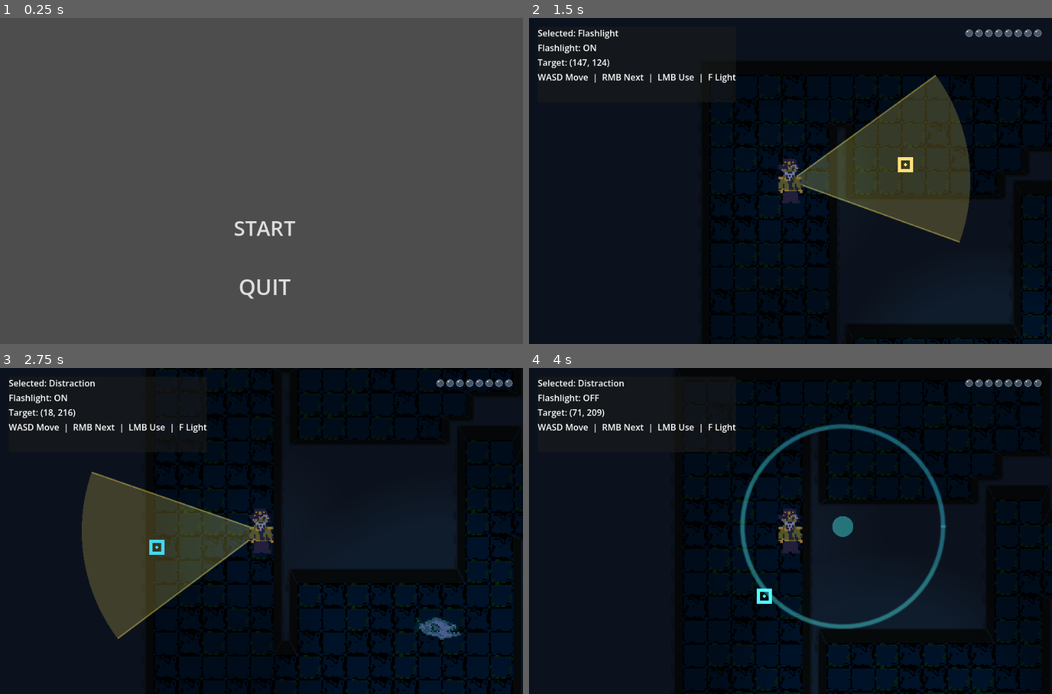
Above: before the commit, frames 1-4 (two rows, left to right).
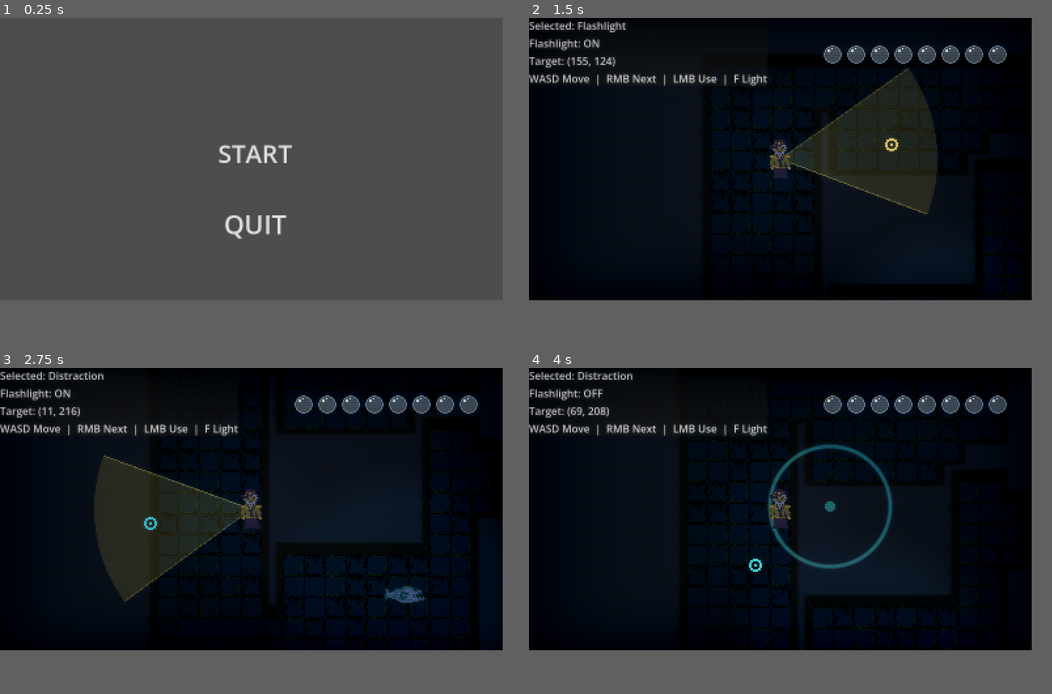
Above: after the commit, the same moments.

Repository: jablonskibrandan/GodotWild98
Game: Godot game, scene res://scenes/main_menu.tscn
The game is run twice, just before and just after one commit, with the same random seed, the same clock (stepped at 60 frames per second) and the same inputs. Sound files missing from this copy of the repository are replaced by a short silence.
Inputs (mouse positions are in pixels of both pictures, inside the frame that each line leads up to):
- Up to frame 1 (0.25 s): no input
- Up to frame 2 (1.5 s): click "START" at 0.5 s; tap Enter at 1.25 s; move the mouse to (905, 164) at 1.27 s; hold D (move_right) from 1.28 s (still down); hold F (flashlight_toggle) from 1.28 s (still down)
- Up to frame 3 (2.75 s): tap Space at 2 s; move the mouse to (156, 547) at 2.02 s; release D (move_right) at 2.03 s; release F (flashlight_toggle) at 2.03 s; hold S (move_down) from 2.03 s (still down); right-click (156, 547) at 2.1 s
- Up to frame 4 (4 s): move the mouse to (842, 459) at 2.77 s; release S (move_down) at 2.78 s; press the mouse at (842, 459) at 2.78 s; hold D (move_right) 2.78-3.53 s; move the mouse to (764, 596) at 3.52 s; release the mouse at (764, 596) at 3.53 s; hold W (move_up) from 3.53 s (still down); tap F (flashlight_toggle) at 3.6 s
The window is 799x499 before the commit and 768x432 after it. Grey fills any space a smaller window leaves; there, only what the larger window draws over its background counts as a difference.

The runs differ from the first frame. In frame 1, 1.1% of the frame differs, in the area x 41-57%, y 38-87%; in frame 2, 20%; in frame 3, 23%, in the area x 0-100%, y 0-100%; in frame 4, 17%.

Commit message:
CRT filter and other visual adjustments

Diff:
--- a/project.godot
+++ b/project.godot
@@ -24,9 +24,11 @@
 
 [display]
 
-window/size/viewport_width=960
-window/size/viewport_height=600
+window/size/viewport_width=384
+window/size/viewport_height=216
 window/size/resizable=false
+window/stretch/mode="viewport"
+window/stretch/scale_mode="integer"
 
 [dotnet]
 
@@ -81,3 +83,5 @@
 
 renderer/rendering_method="gl_compatibility"
 renderer/rendering_method.mobile="gl_compatibility"
+anti_aliasing/quality/msaa_2d=3
+2d/snap/snap_2d_transforms_to_pixel=true
--- a/scenes/distraction_pulse.tscn
+++ b/scenes/distraction_pulse.tscn
@@ -5,6 +5,7 @@
 
 [node name="DistractionPulse" type="Node2D" unique_id=639523963]
 script = ExtResource("1_pulse")
+max_radius = 60.0
 
 [node name="Sound" type="AudioStreamPlayer2D" parent="." unique_id=1404917722]
 stream = ExtResource("2_a3g5w")
--- a/scenes/floor_one.tscn
+++ b/scenes/floor_one.tscn
@@ -16,6 +16,7 @@
 [ext_resource type="Texture2D" uid="uid://dkqv01mpxtc8h" path="res://visuals/tilesets/floor_tiles.png" id="10_gnqv8"]
 [ext_resource type="Script" uid="uid://dady07nhex7xv" path="res://scripts/player/bubble_health.gd" id="11_bubble_health"]
 [ext_resource type="PackedScene" path="res://scenes/bubble_bar.tscn" id="12_bubble_bar"]
+[ext_resource type="Shader" uid="uid://bogy8vvctkjss" path="res://visuals/crt_shader.gdshader" id="17_ap1ie"]
 
 [sub_resource type="TileSetAtlasSource" id="TileSetAtlasSource_gnqv8"]
 texture = ExtResource("9_panii")
@@ -769,6 +770,13 @@
 fill_to = Vector2(0.2, 0.1)
 metadata/_snap_enabled = true
 
+[sub_resource type="ShaderMaterial" id="ShaderMaterial_riqys"]
+shader = ExtResource("17_ap1ie")
+
+[sub_resource type="QuadMesh" id="QuadMesh_bhunq"]
+size = Vector2(384, 216)
+center_offset = Vector3(192, 108, 0)
+
 [node name="FloorOne" type="Node2D" unique_id=1776846106]
 script = ExtResource("1_floor")
 
@@ -840,7 +848,6 @@
 metadata/_edit_lock_ = true
 
 [node name="Camera2D" type="Camera2D" parent="Player" unique_id=853646388]
-zoom = Vector2(2.75, 2.75)
 metadata/_edit_lock_ = true
 
 [node name="CollisionShape2D" type="CollisionShape2D" parent="Player" unique_id=1492954828]
@@ -869,15 +876,14 @@
 
 [node name="TargetCursor" type="Node2D" parent="." unique_id=1575986569]
 script = ExtResource("6_target")
-square_size = 8.0
+circle_radius = 4.0
 
 [node name="HUD" type="CanvasLayer" parent="." unique_id=1173174004]
 
 [node name="Panel" type="PanelContainer" parent="HUD" unique_id=162088003]
-offset_left = 16.0
-offset_top = 16.0
-offset_right = 355.0
-offset_bottom = 155.0
+offset_right = 364.0
+offset_bottom = 104.0
+scale = Vector2(0.5, 0.5)
 mouse_filter = 2
 
 [node name="VBox" type="VBoxContainer" parent="HUD/Panel" unique_id=1232421606]
@@ -903,3 +909,9 @@
 
 [node name="BubbleBar" parent="HUD" unique_id=347332869 instance=ExtResource("12_bubble_bar")]
 bubble_health_path = NodePath("../../Player/Bubble_Health")
+
+[node name="CanvasLayer" type="CanvasLayer" parent="." unique_id=985874040]
+
+[node name="MeshInstance2D" type="MeshInstance2D" parent="CanvasLayer" unique_id=2070907544]
+material = SubResource("ShaderMaterial_riqys")
+mesh = SubResource("QuadMesh_bhunq")
--- a/scenes/main_menu.tscn
+++ b/scenes/main_menu.tscn
@@ -14,11 +14,16 @@
 
 [node name="MainMenu" type="Control" unique_id=1007356474 node_paths=PackedStringArray("start_button", "quit_button")]
 layout_mode = 3
-anchors_preset = 15
-anchor_right = 1.0
-anchor_bottom = 1.0
+anchors_preset = 8
+anchor_left = 0.5
+anchor_top = 0.5
+anchor_right = 0.5
+anchor_bottom = 0.5
+offset_top = -48.0
+offset_bottom = -48.0
 grow_horizontal = 2
 grow_vertical = 2
+scale = Vector2(0.5, 0.5)
 script = ExtResource("1_l6cm7")
 game_scene_path = "uid://co1af6n6xrm5h"
 start_button = NodePath("ButtonContainer/VBoxContainer/StartButton")
--- a/scripts/monsters/base_monster.gd
+++ b/scripts/monsters/base_monster.gd
@@ -29,7 +29,8 @@
 	#target_finder.queue_redraw()
 
 func _process(_delta: float) -> void:
-	animated_sprite.speed_scale = clampf(velocity.length() / wander_speed, 0.5, 3)
+	animated_sprite.speed_scale = clampf((abs(velocity.x) + (abs(velocity.y)/10)) / wander_speed, 0.5, 2)
+
 
 	if velocity.x < 0:
 		animated_sprite.flip_h = false
--- a/scripts/player/target_cursor.gd
+++ b/scripts/player/target_cursor.gd
@@ -3,7 +3,7 @@
 
 signal target_moved(target: Vector2)
 
-@export_range(4.0, 48.0, 1.0) var square_size: float = 22.0
+@export_range(2.0, 20.0, 1.0) var circle_radius: float = 20.0
 
 @export var target_color: Color = Color("#ffe27a")
 
@@ -36,6 +36,7 @@
 
 
 func _draw() -> void:
-	var half_size := Vector2.ONE * square_size * 0.5
-	draw_rect(Rect2(-half_size, Vector2.ONE * square_size), target_color, false, 2.0)
-	draw_circle(Vector2.ZERO, 1.0, target_color)
+
+	var inner_radius : float = circle_radius / 4.0
+	draw_circle(Vector2.ZERO, circle_radius, target_color,false,2)
+	draw_circle(Vector2.ZERO, inner_radius, target_color)
--- a/scripts/tools/distraction_pulse.gd
+++ b/scripts/tools/distraction_pulse.gd
@@ -38,5 +38,5 @@
 func _draw() -> void:
 	var progress: float = _elapsed / duration
 	var color := Color(0.25, 0.88, 1.0, 1.0 - progress)
-	draw_circle(Vector2.ZERO, 7.0, color)
+	draw_circle(Vector2.ZERO, 4.0, color)
 	draw_arc(Vector2.ZERO, 10.0 + max_radius * progress, 0.0, TAU, 64, color, 3.0, true)
--- a/scripts/tools/flashlight_tool.gd
+++ b/scripts/tools/flashlight_tool.gd
@@ -84,6 +84,6 @@
 		var angle: float = center_angle + deg_to_rad(lerpf(-half_angle_degrees, half_angle_degrees, fraction))
 		beam_points.append(origin + Vector2.RIGHT.rotated(angle) * beam_length)
 
-	draw_colored_polygon(beam_points, Color(1.0, 0.91, 0.39, 0.21))
-	draw_line(origin, beam_points[1], Color(1.0, 0.91, 0.39, 0.38), 1.0)
+	draw_colored_polygon(beam_points, Color(1.0, 0.91, 0.39, 0.139))
+	draw_line(origin, beam_points[1], Color(1.0, 0.91, 0.39, 0.247), 1.0)
 	draw_line(origin, beam_points[beam_points.size() - 1], Color(1.0, 0.91, 0.39, 0.38), 1.0)
--- /dev/null
+++ b/visuals/crt_shader.gdshader
@@ -0,0 +1,20 @@
+shader_type canvas_item;
+render_mode unshaded, skip_vertex_transform;
+
+const float curvature = 90.0;
+const float vignette_multiplier = 0.2;
+
+uniform sampler2D screen_texture: hint_screen_texture, filter_linear_mipmap;
+
+void fragment() {
+	vec2 centered_uv = SCREEN_UV * 2.0 - 1.0;
+	vec2 uv_offset = centered_uv.yx / curvature;
+	vec2 warped_uv = centered_uv + centered_uv * uv_offset * uv_offset;
+	vec3 cutoff = vec3(step(abs(warped_uv.x), 1.0) * step(abs(warped_uv.y), 1.0));
+	vec3 scanlines = vec3(sin(2.0 * warped_uv.y * 180.0) * 0.05 + 0.9);
+	vec3 vignette = vec3(length(pow(abs(centered_uv), vec2(4.0)) / 3.0));
+
+	vec3 screen_color = textureLod(screen_texture, (warped_uv + 1.0) / 2.0, 0.2).rgb * cutoff * scanlines;
+	screen_color -= vignette * vignette_multiplier;
+	COLOR = vec4(screen_color, 1.0);
+}
Not shown, added: visuals/crt_shader.gdshader.uid
Binary file added: visuals/enemies/mine.aseprite
Binary file added: visuals/enemies/mine.png
Not shown, added: visuals/enemies/mine.png.import
